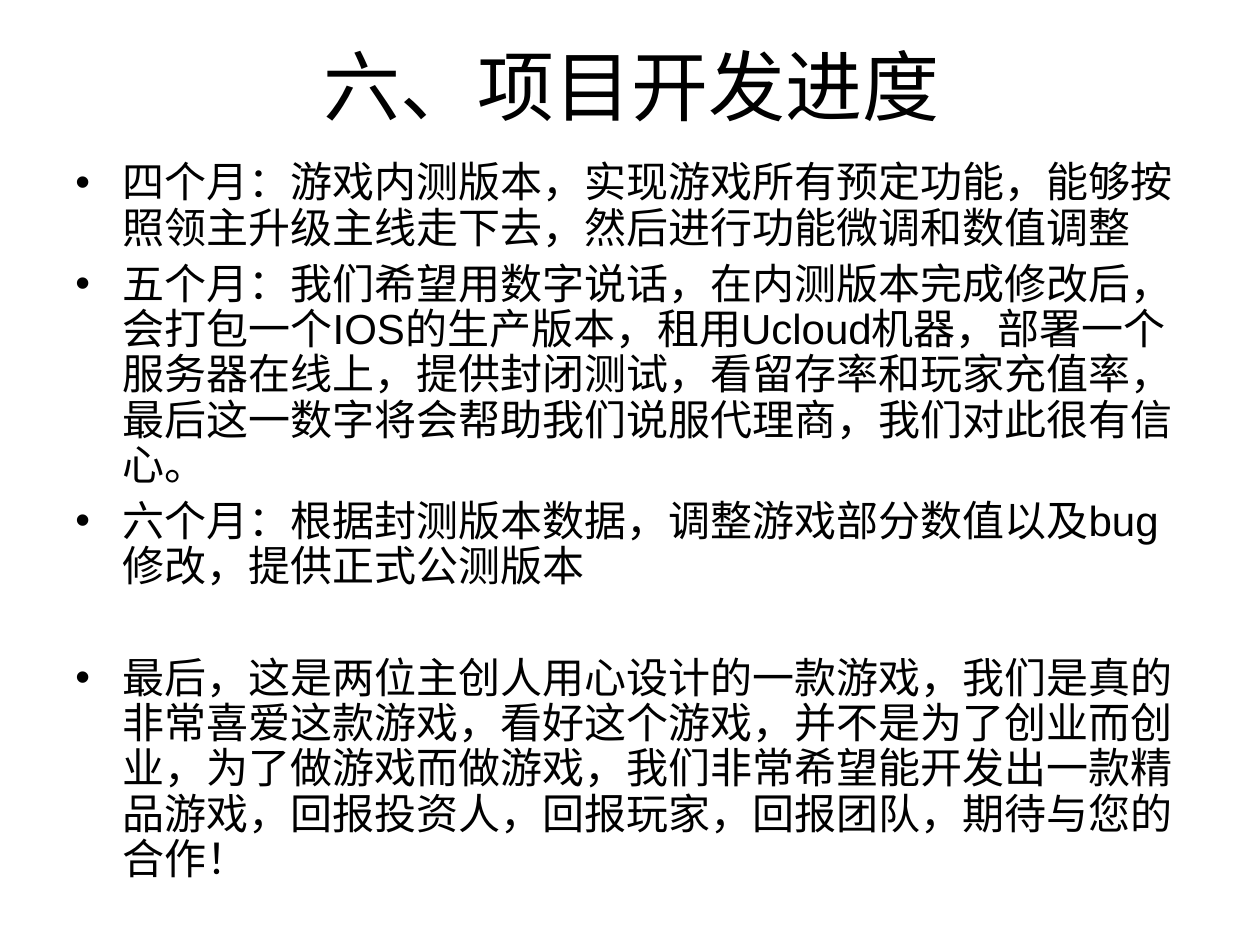
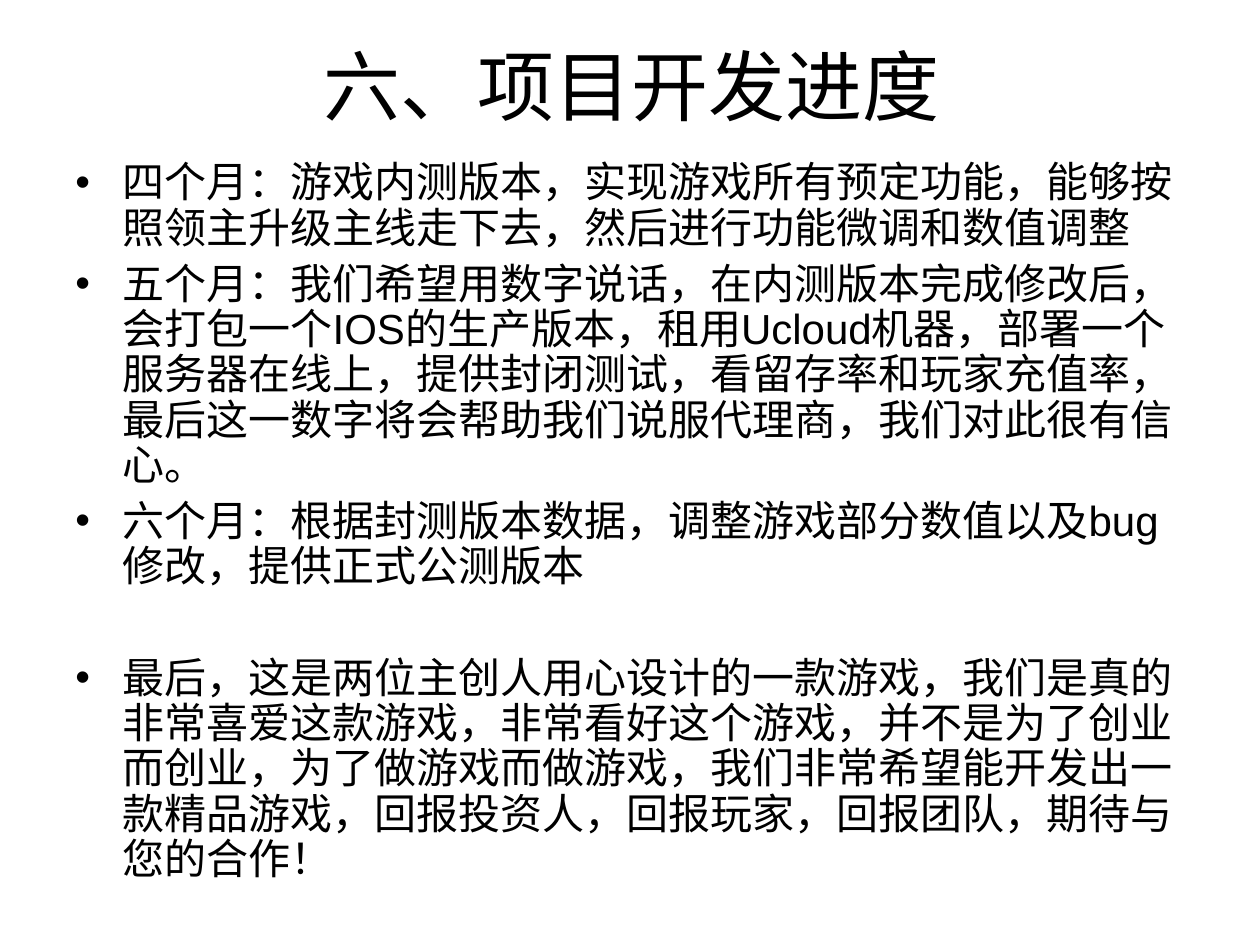
Before and after one commit to caihan1984/demov1, a slide deck: slide 14 of Assets/document/y3商业计划书.ppt. Drawn at 1260x945 pixels with LibreOffice and Linux fonts; fonts in the diff are those of the drawing. Boxes give left, top, right and bottom in pixels: in the first picture for what was removed or moved away, otherwise in the second. Text is boxed around its words. In the diff, an @@ line names an element or a change of style, - is before the commit and + after.

```diff
--- a/Assets/document/y3商业计划书.ppt
+++ b/Assets/document/y3商业计划书.ppt
@@ text at [123, 657, 1173, 878]: text changed @@
-• 最后，这是两位主创人用心设计的一款游戏，我们是真的非常喜爱这款游戏，看好这个游戏，并不是为了创业而创业，为了做游戏而做游戏，我们非常希望能开发出一款精品游戏，回报投资人，回报玩家，回报团队，期待与您的合作！
+• 最后，这是两位主创人用心设计的一款游戏，我们是真的非常喜爱这款游戏，非常看好这个游戏，并不是为了创业而创业，为了做游戏而做游戏，我们非常希望能开发出一款精品游戏，回报投资人，回报玩家，回报团队，期待与您的合作！
```
